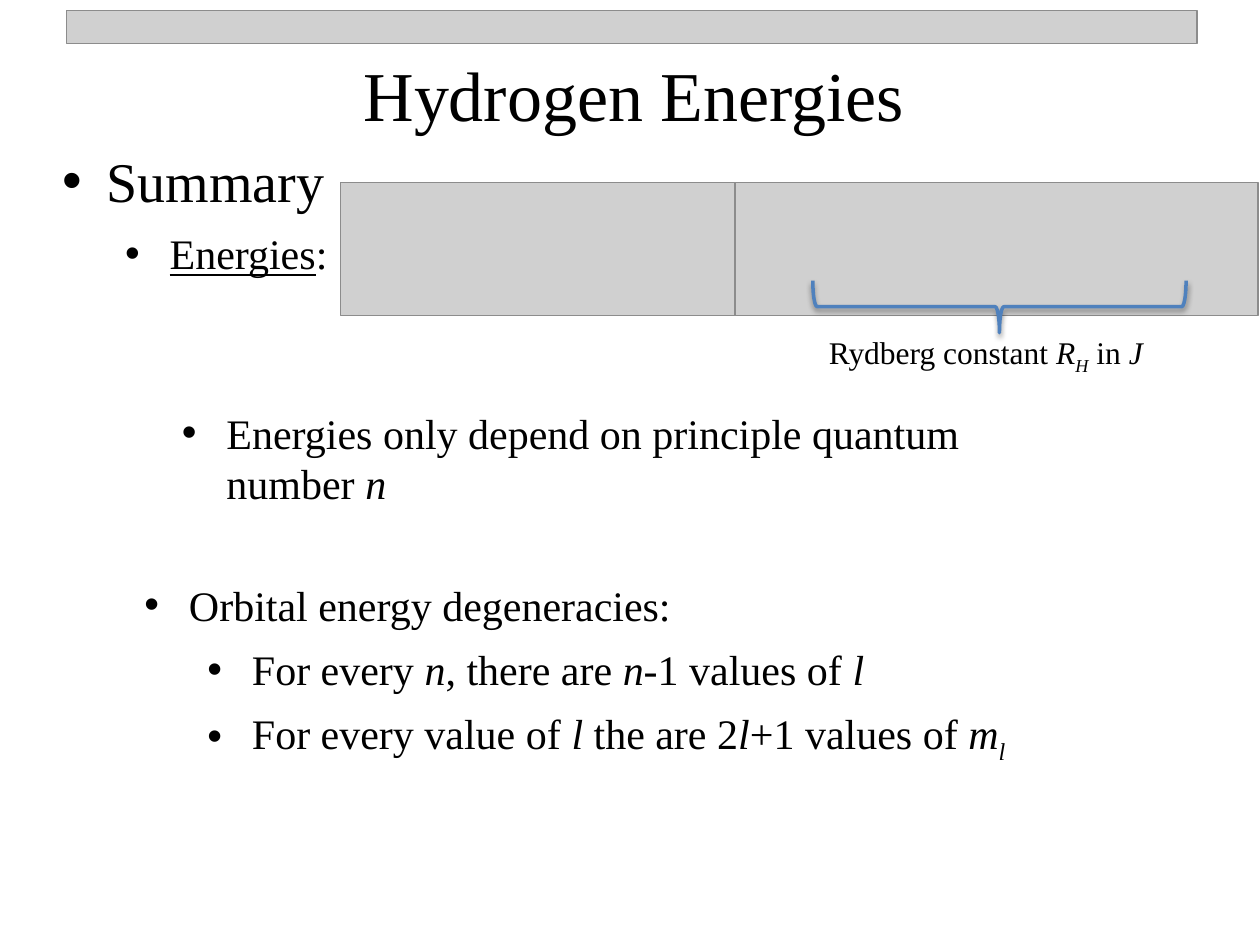
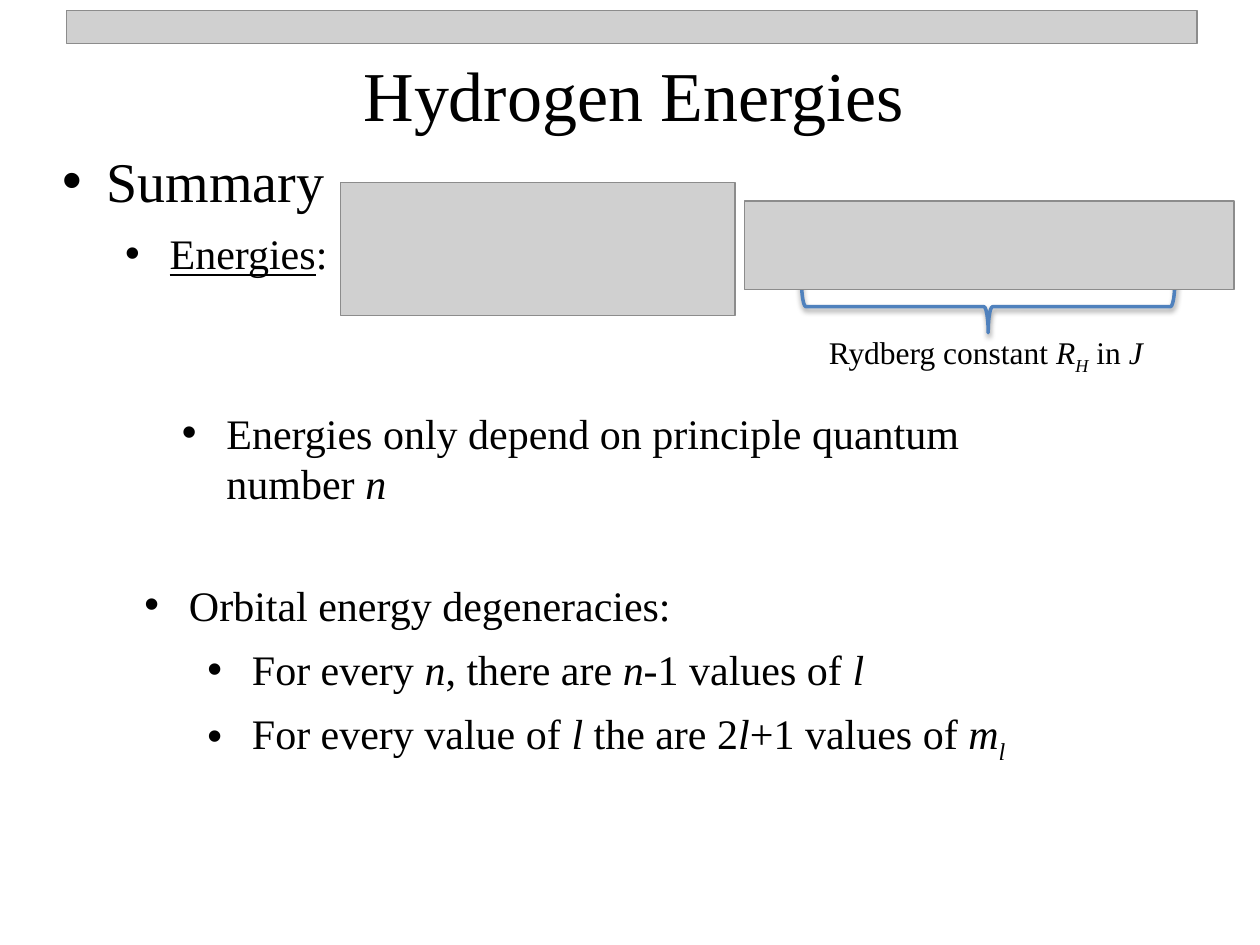
Before and after one commit to npetraco/CHE302, a slide deck: slide 8 of Notes/9_H-Atom.pptx. Drawn at 1260x945 pixels with LibreOffice and Linux fonts; fonts in the diff are those of the drawing; grey boxes stand for pictures. Boxes give left, top, right and bottom in pixels: in the first picture for what was removed or moved away, otherwise in the second. Text is boxed around its words. In the diff, an @@ line names an element or a change of style, - is before the commit and + after.

Commit message:
update

```diff
--- a/Notes/9_H-Atom.pptx
+++ b/Notes/9_H-Atom.pptx
@@ picture: place and size @@
-picture at <box>735,183,1257,316</box>
+picture at <box>745,200,1235,290</box>
@@ right brace: place and size @@
-right brace at <box>813,280,1186,332</box>
+right brace at <box>802,280,1175,332</box>
```
